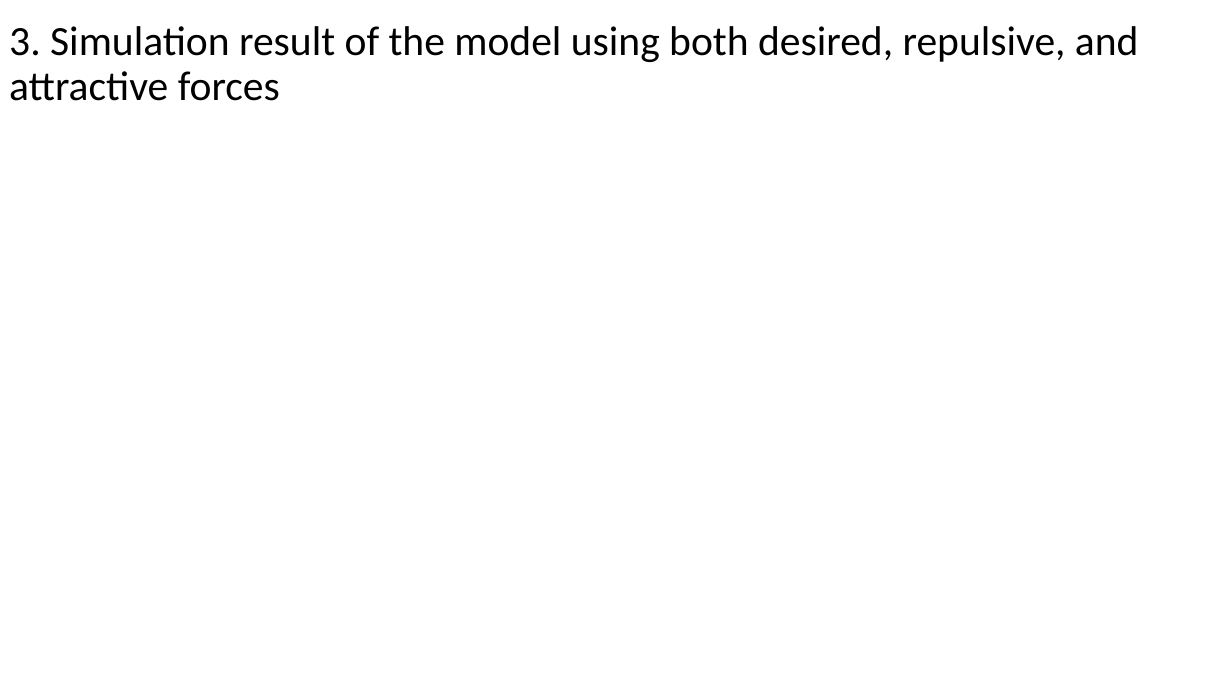
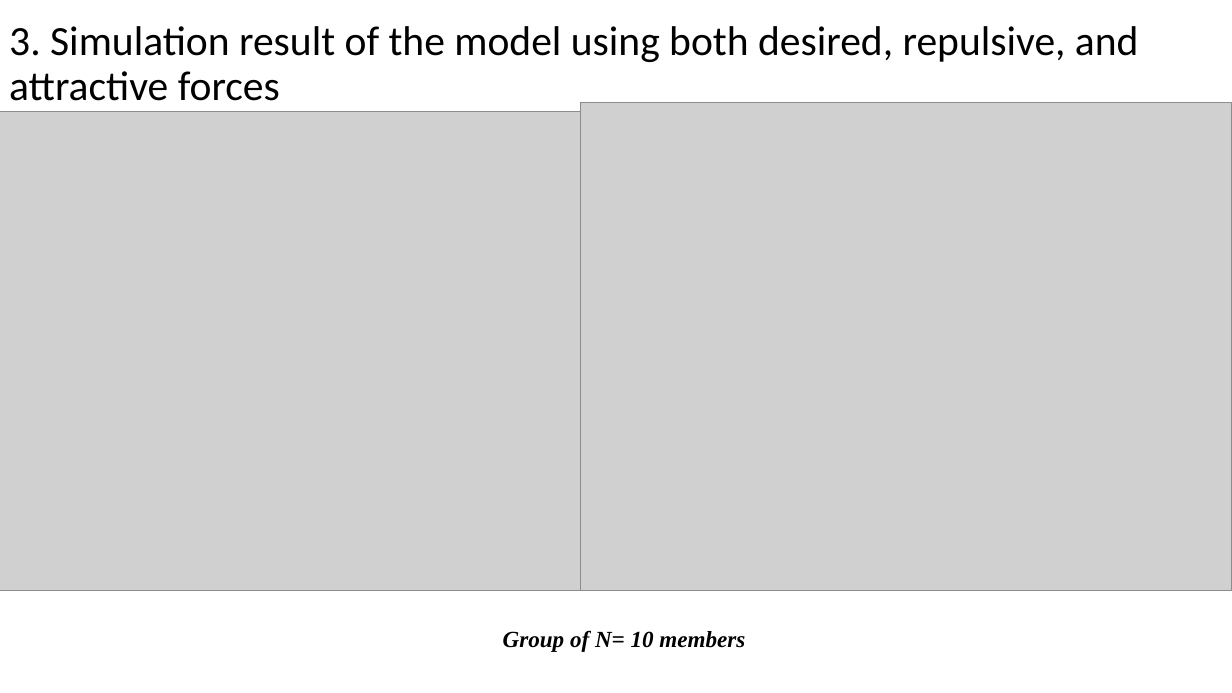
Before and after one commit to vietqvo/GroupModelling, a slide deck: slide 12 of meetings/Group Dynamics 5.pptx (slide 10 before the commit). Drawn at 1232x693 pixels with LibreOffice and Linux fonts; fonts in the diff are those of the drawing; grey boxes stand for pictures. Boxes give left, top, right and bottom in pixels: in the first picture for what was removed or moved away, otherwise in the second. Text is boxed around its words. In the diff, an @@ line names an element or a change of style, - is before the commit and + after.

```diff
--- a/meetings/Group Dynamics 5.pptx
+++ b/meetings/Group Dynamics 5.pptx
@@ picture added at [0, 112, 613, 591] @@
@@ picture added at [580, 102, 1232, 591] @@
@@ text added at [503, 631, 745, 652], 18 pt, text #000000, bold, italic @@
+Group of N= 10 members
```
Also in this commit, not shown: 7 other slides changed, 3 slides added, 1 other file.
